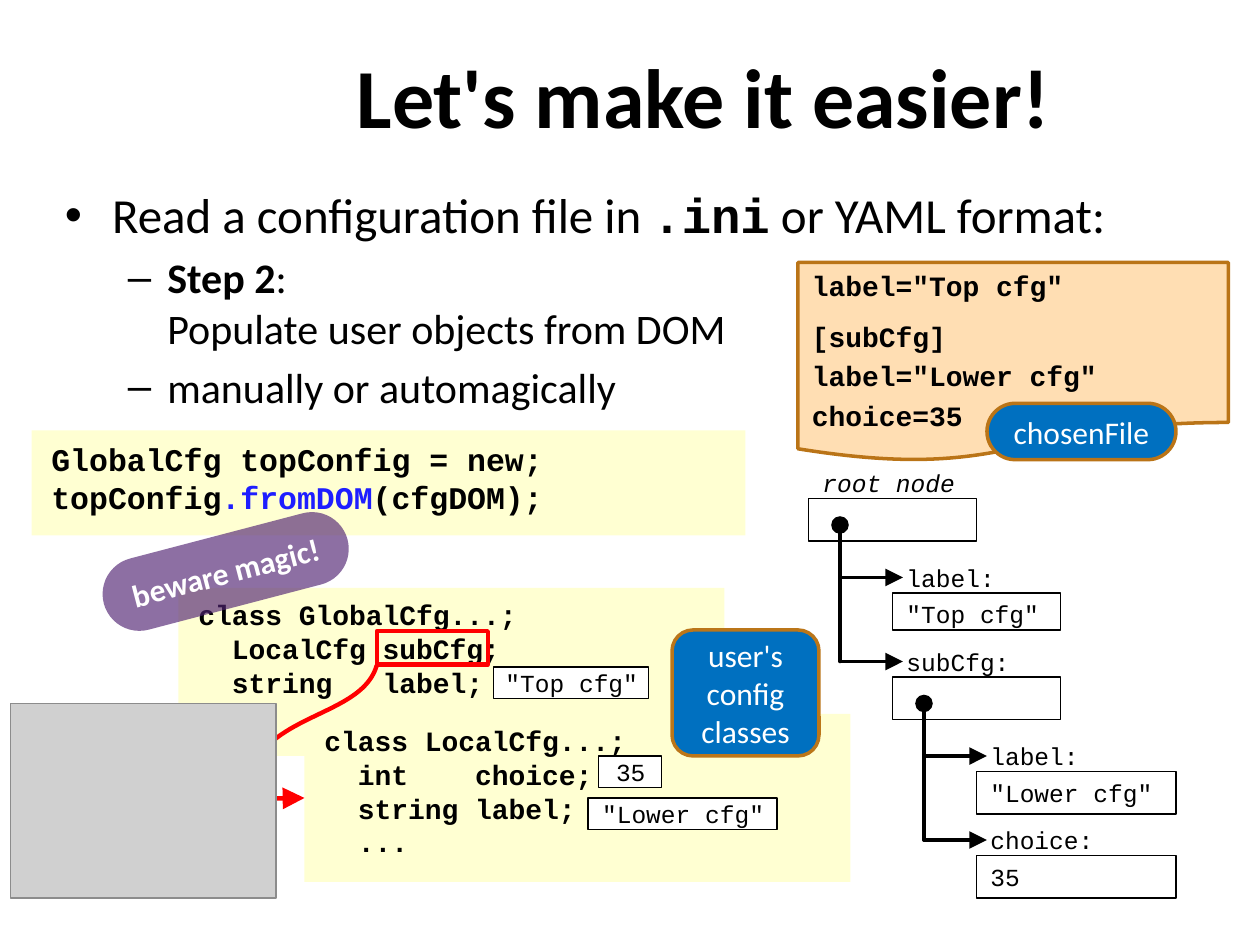
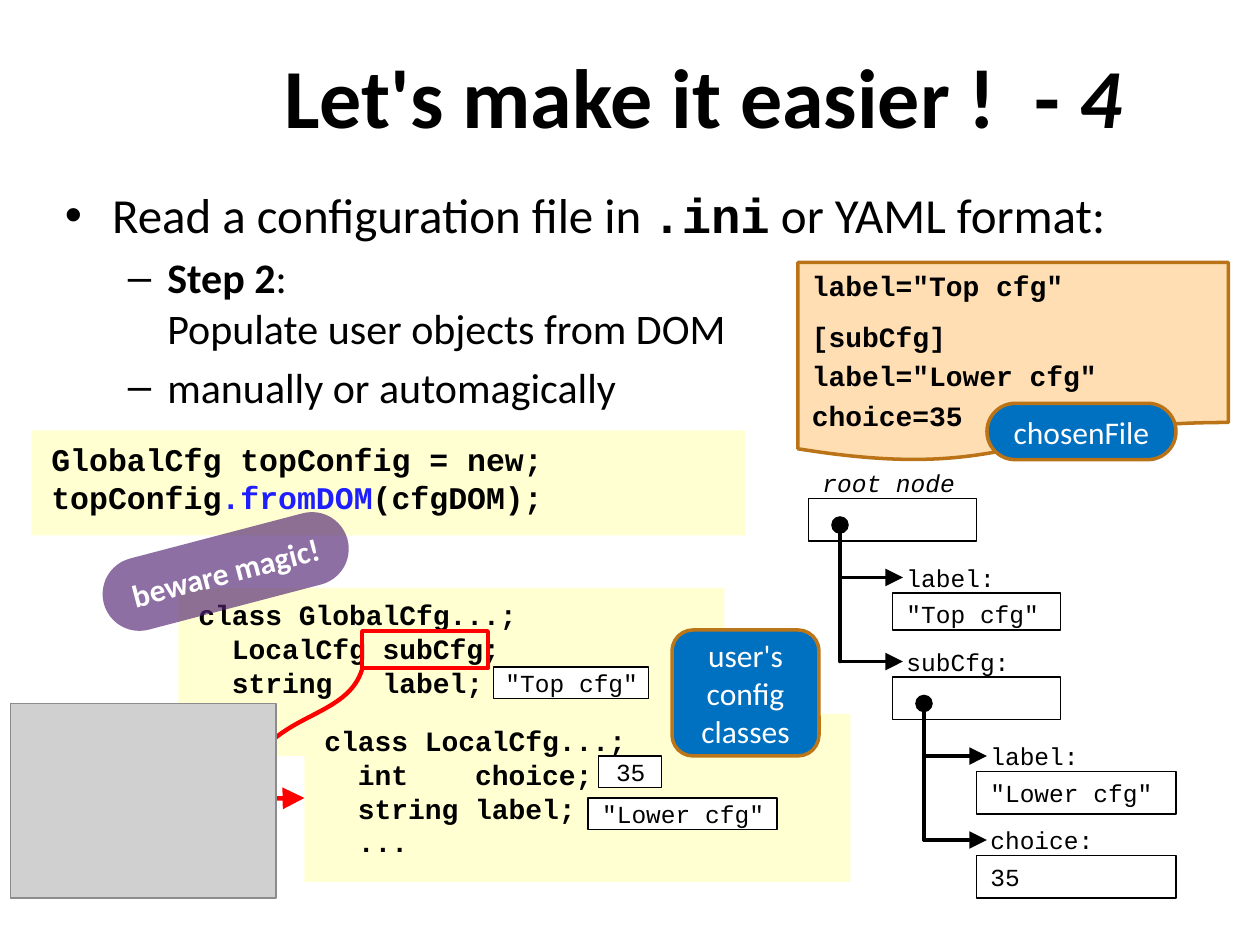
Before and after one commit to xiaoweish/svlib, a slide deck: slide 6 of svlib/doc/163-aq602-latest-draft.pptm. Drawn at 1260x945 pixels with LibreOffice and Linux fonts; fonts in the diff are those of the drawing; grey boxes stand for pictures; background and template pictures are left out. Boxes give left, top, right and bottom in pixels: in the first picture for what was removed or moved away, otherwise in the second. Text is boxed around its words. In the diff, an @@ line names an element or a change of style, - is before the commit and + after.

```diff
--- a/svlib/doc/163-aq602-latest-draft.pptm
+++ b/svlib/doc/163-aq602-latest-draft.pptm
@@ title at [284, 69, 1122, 129]: text changed @@
-Let's make it easier!
+Let's make it easier ! - 4
@@ rectangle: place and size @@
-rectangle at [377, 631, 488, 665]
+rectangle at [363, 631, 489, 668]
@@ freeform shape: place and size @@
-freeform shape at [238, 665, 377, 803]
+freeform shape at [238, 669, 362, 803]
```
Also in this commit, not shown: 8 other slides changed, 1 slide added, 1 other file.
